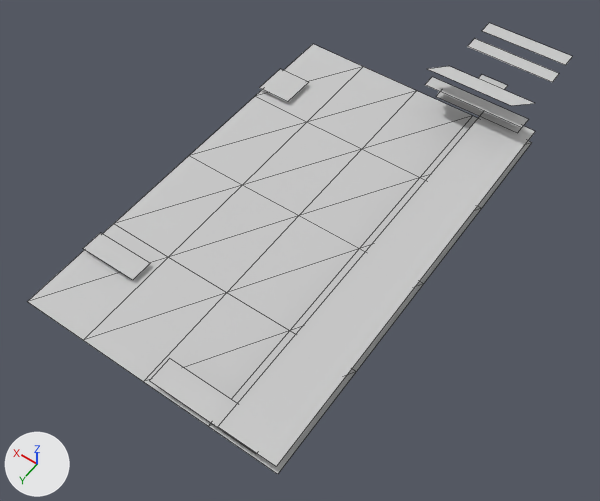
The FBX model Client/Assets/Models/BattleGroundObjs.FBX, before and after one commit.
The view is the same before and after, from a camera (50 mm lens) standing at (-33.5, 43.9, 67.3) and looking at (-2.1, 0.0, -1.7). Arrows for +X, +Y and +Z are at lower left; the lights stay in place. Mesh edges are drawn as thin lines. Where no turn or scale is listed for an object, it has been applied to the vertices.

The older version as bpy lines, for what is in view:
```python
me_mesh = bpy.data.meshes.new('Mesh')
me_mesh.from_pydata(...)  # 25 vertices, 32 faces; spans x -15.2..15.2, y -24.4..24.4, z 0.0
me_mesh.materials.append(mat_01___default)  # its picture is missing
me_mesh_002 = bpy.data.meshes.new('Mesh.002')
me_mesh_002.from_pydata([(-3.1, -24.5, 0.0), (3.1, -24.5, 0.0), (-3.1, 24.5, 0.0), (3.1, 24.5, 0.0)], [], [(0, 1, 3, 2)])
me_mesh_002.materials.append(mat_07___default)  # light grey #cacaca
me_mesh_010 = bpy.data.meshes.new('Mesh.010')
me_mesh_010.from_pydata([(3.93, 0.99, 0.0), (-6.63, 0.99, 0.0), (-6.67, -0.85, 0.0), (3.94, -0.85, 0.0)], [], [(1, 2, 3, 0)])
me_mesh_010.materials.append(mat_07___default)  # light grey #cacaca
ob_battleground = bpy.data.objects.new('BattleGround', me_mesh)
ob_battleground.location = (-0.1, -2.6, 0.0)
ob_lifecutout = bpy.data.objects.new('LifeCutout', me_mesh_010)
ob_lifecutout.location = (-8.1, -34.7, 6.4)
ob_ship = bpy.data.objects.new('Ship', me_mesh_002)
ob_ship.location = (-12.2, -2.7, 1.6)
# also in view: 'LifeMagicBar' at (-8.5, -25.0, 4.0); 'CardDeck' at (-7.0, 20.3, 0.9); 'CostCutout' at (-8.6, -25.0, 6.4); 'FortBase' at (13.1, -18.0, 0.5); 'Fort' at (11.6, 12.8, 0.5)
```
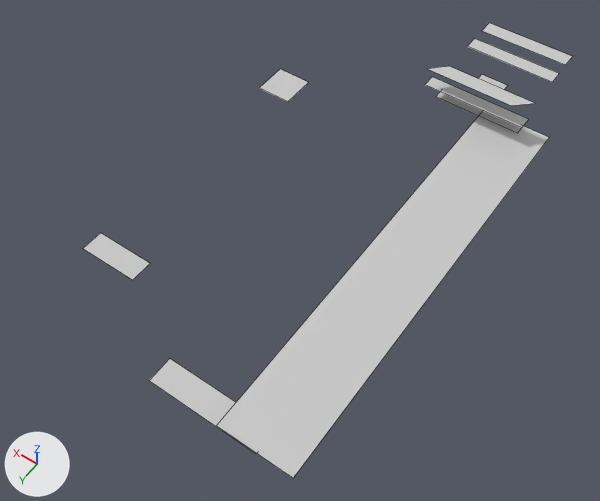
Where the change shows, as pixel boxes [x1, y1, x2, y2] in the pictures (600 x 501 px):
```json
{"object": "BattleGround", "change": "deleted", "before": [27, 44, 532, 474]}
{"object": "Ship", "change": "reshaped, moved", "before": [218, 117, 535, 466], "after": [217, 116, 549, 478]}
```

Edits to the scene script, one JSON object a line:
```json
{"block": "me_mesh_002", "where": "me_mesh_002.from_pydata(...)  # 4 vertices, 1 face; spans x -3.1..3.1, y -24.5..24.5, z 0.0"}
{"block": "me_mesh_002", "where": "# used by ob_ship; location = (-12.2, -2.7, 1.6)"}
{"block": "me_mesh_002", "change": "me_mesh_002 part 1"}
{"op": "set", "path": "me_mesh_002.vertices[0].co", "old": "(-3.1, -24.5, 0.0)", "new": "(-4.1, -24.5, 0.0)", "note": "pixel (535, 131) -> pixel (549, 137)"}
{"op": "set", "path": "me_mesh_002.vertices[1].co", "old": "(3.1, -24.5, 0.0)", "new": "(4.1, -24.5, 0.0)"}
{"op": "set", "path": "me_mesh_002.vertices[2].co", "old": "(-3.1, 24.5, 0.0)", "new": "(-4.1, 24.5, 0.0)", "note": "pixel (276, 466) -> pixel (293, 478)"}
{"op": "set", "path": "me_mesh_002.vertices[3].co", "old": "(3.1, 24.5, 0.0)", "new": "(4.1, 24.5, 0.0)", "note": "pixel (217, 426) -> pixel (216, 425)"}
{"op": "set", "path": "ob_ship.location", "old": "(-12.2, -2.7, 1.6)", "new": "(-12.9, -2.7, 1.6)"}
{"op": "remove", "block": "ob_battleground", "code": ["ob_battleground = bpy.data.objects.new('BattleGround', me_mesh)", "ob_battleground.location = (-0.1, -2.6, 0.0)"]}
```
